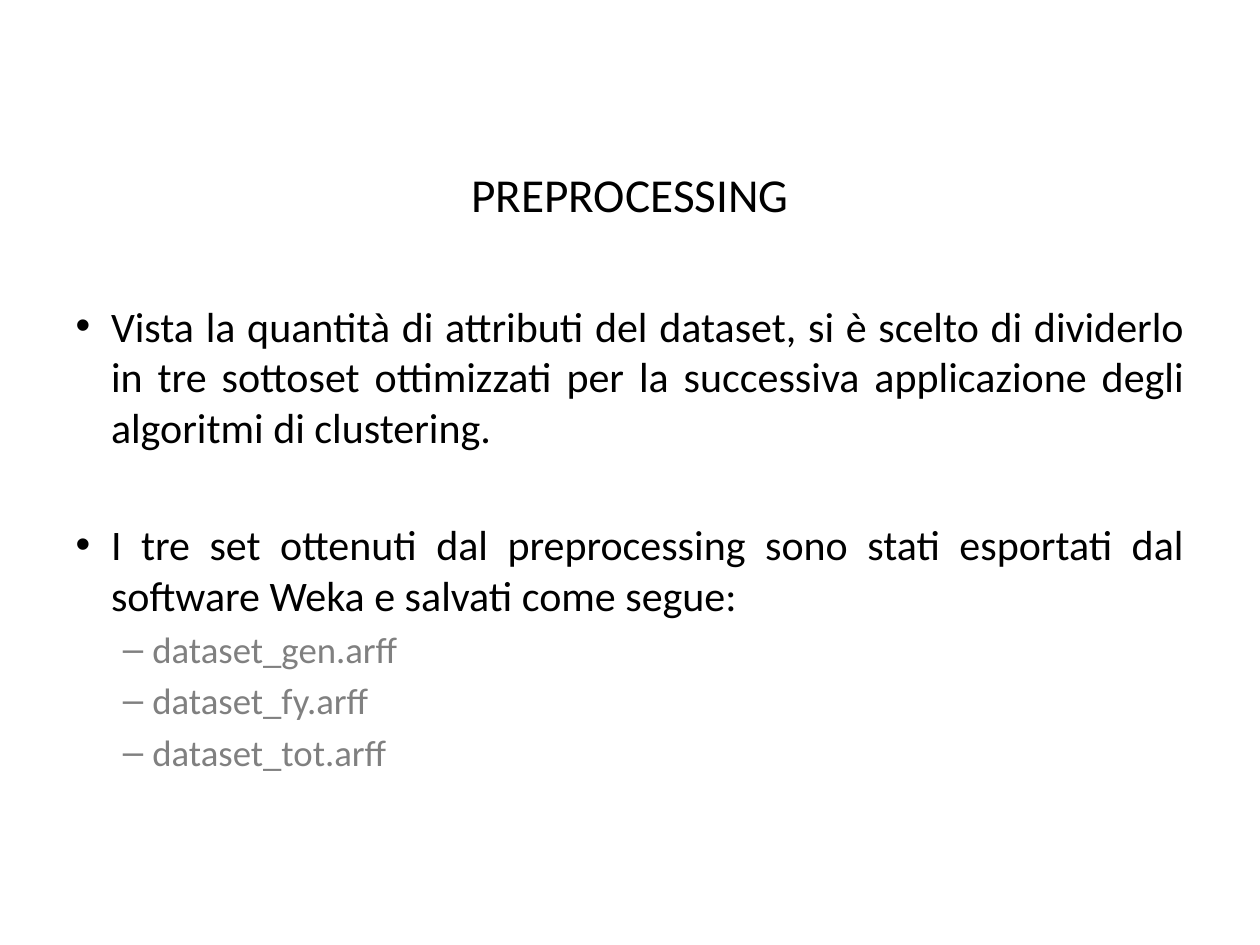
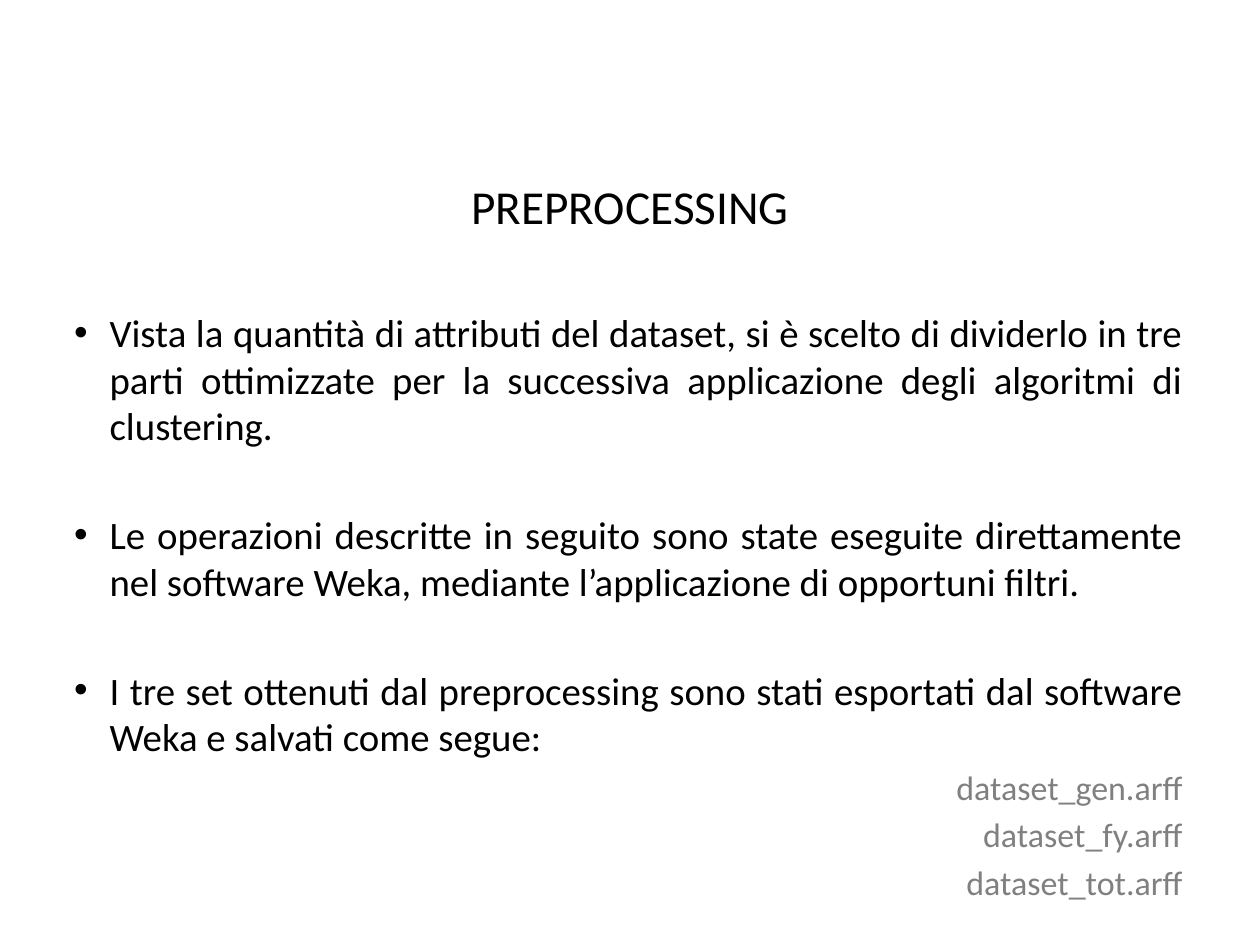
Before and after one commit to BlacknDecker/unifi, a slide deck: slide 31 of relazione.pptx. Drawn at 1260x945 pixels with LibreOffice and Linux fonts; fonts in the diff are those of the drawing; background and template pictures are left out. Boxes give left, top, right and bottom in pixels: in the first picture for what was removed or moved away, otherwise in the second. Text is boxed around its words. In the diff, an @@ line names an element or a change of style, - is before the commit and + after.

```diff
--- a/relazione.pptx
+++ b/relazione.pptx
@@ title "PREPROCESSING": place and size @@
-title "PREPROCESSING" at bbox=[471, 181, 788, 213]
+title "PREPROCESSING" at bbox=[471, 193, 788, 225]
@@ text "Vista la quantità di attributi ...": place and size @@
-text "Vista la quantità di attributi ..." at bbox=[111, 312, 1184, 771]
+text "Vista la quantità di attributi ..." at bbox=[110, 320, 1182, 853]
@@ text at bbox=[110, 320, 1181, 603]: text changed; size 24 to 22.2 pt @@
-• Vista la quantità di attributi del dataset, si è scelto di dividerlo in tre sottoset ottimizzati per la successiva applicazione degli algoritmi di clustering.
+• Vista la quantità di attributi del dataset, si è scelto di dividerlo in tre parti ottimizzate per la successiva applicazione degli algoritmi di clustering.
+• Le operazioni descritte in seguito sono state eseguite direttamente nel software Weka, mediante l’applicazione di opportuni filtri.
@@ text at bbox=[110, 678, 1182, 853]: size 24 to 22.2 pt in "I tre set ottenuti dal preprocessing sono ..."; size 21 to 19.4 pt in "dataset_gen.arff", "dataset_fy.arff", "dataset_tot.arff"; alignment justified to right; bullet – to none @@
```
Also in this commit, not shown: 22 other slides changed, 12 slides added, 58 other files.
